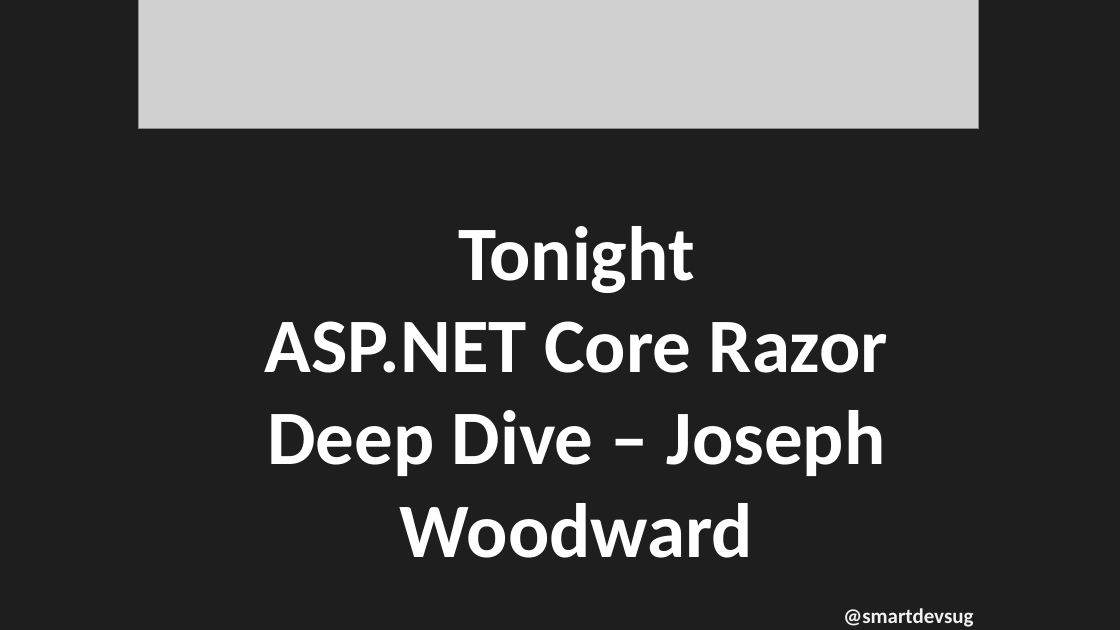
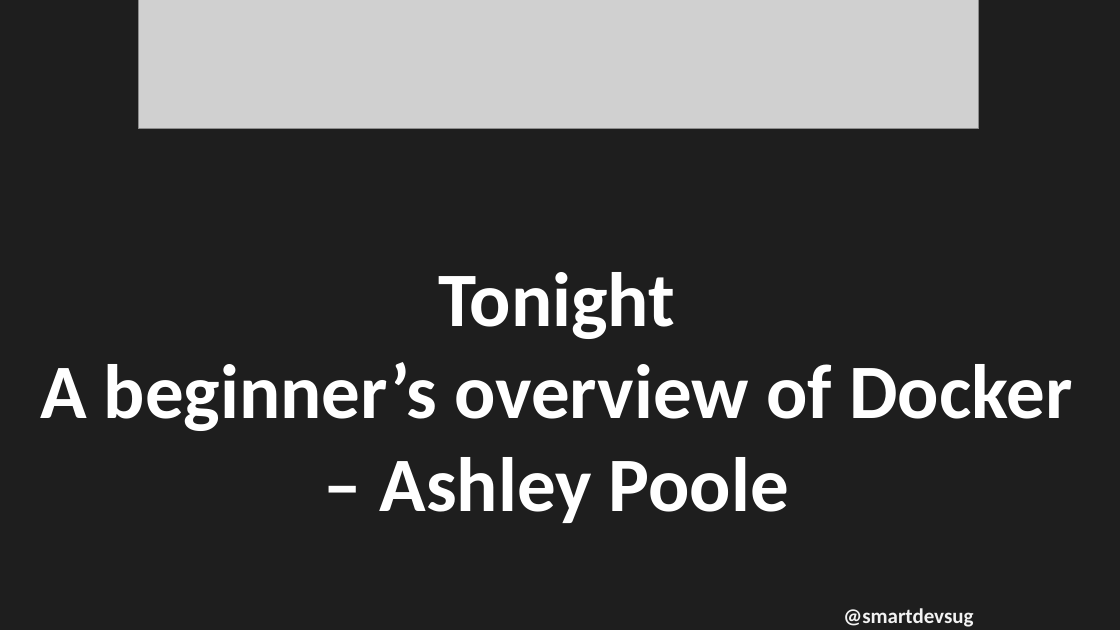
Before and after one commit to rippo/smartdevs, a slide deck: slide 8 of WelcomePresentation-SmartDevs.pptx (slide 7 before the commit). Drawn at 1120x630 pixels with LibreOffice and Linux fonts; fonts in the diff are those of the drawing; grey boxes stand for pictures. Boxes give left, top, right and bottom in pixels: in the first picture for what was removed or moved away, otherwise in the second. Text is boxed around its words. In the diff, an @@ line names an element or a change of style, - is before the commit and + after.

```diff
--- a/WelcomePresentation-SmartDevs.pptx
+++ b/WelcomePresentation-SmartDevs.pptx
@@ text at [40,272,1072,523]: text changed @@
-Tonight
-ASP.NET Core Razor Deep Dive – Joseph Woodward
+Tonight
+A beginner’s overview of Docker – Ashley Poole
```
Also in this commit, not shown: 2 other slides changed, 1 slide added.
